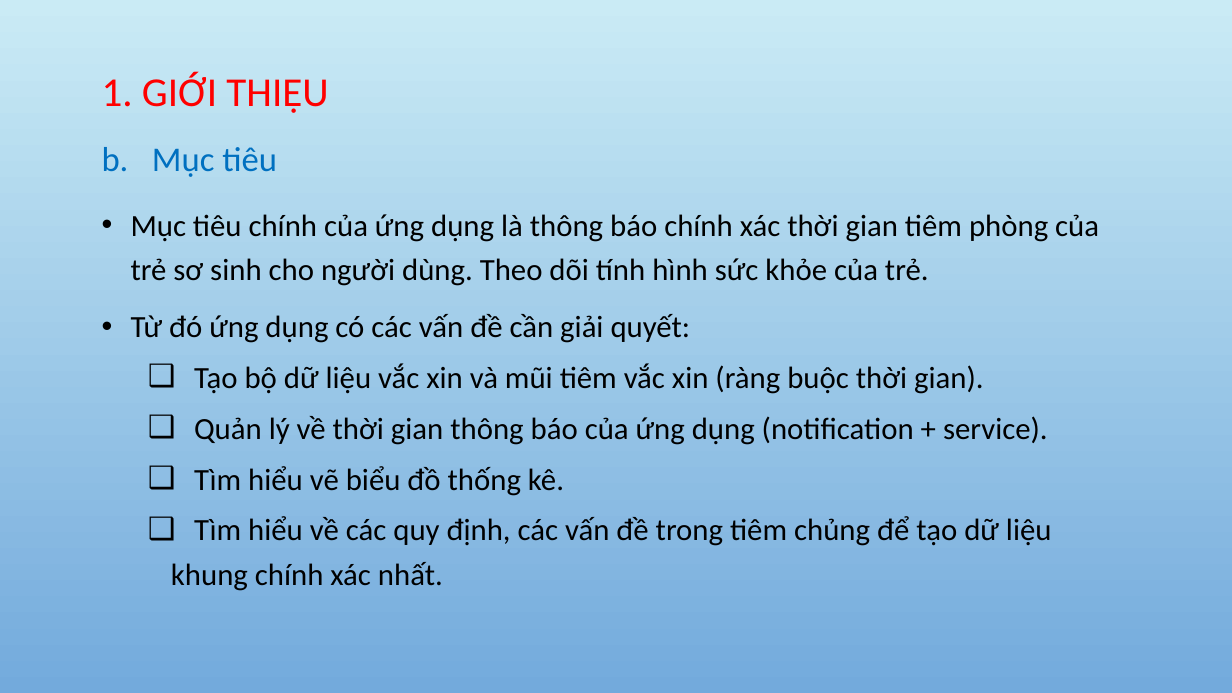
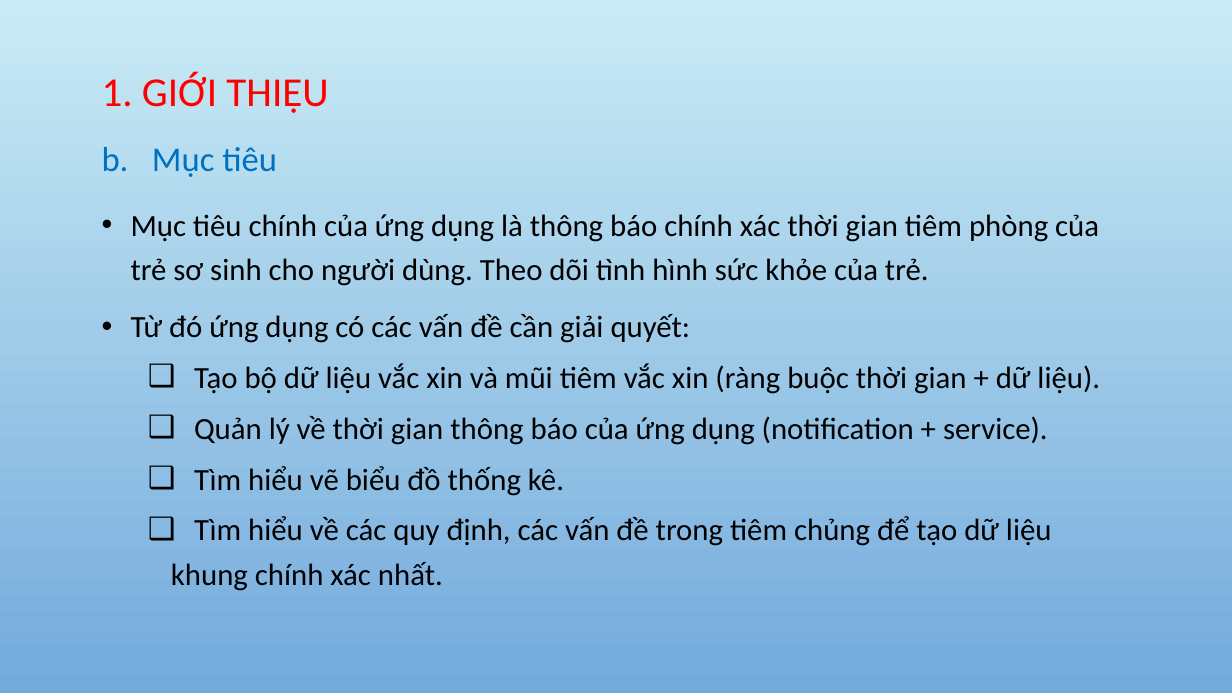
Before and after one commit to tuongthanh98/GraduationThsis, a slide deck: slide 6 of GraduationThsis_powpoint.pptx (slide 5 before the commit). Drawn at 1232x693 pixels with LibreOffice and Linux fonts; fonts in the diff are those of the drawing; background and template pictures are left out. Boxes give left, top, right and bottom in pixels: in the first picture for what was removed or moved away, otherwise in the second. Text is boxed around its words. In the diff, an @@ line names an element or a change of style, - is before the commit and + after.

Commit message:
version06

```diff
--- a/GraduationThsis_powpoint.pptx
+++ b/GraduationThsis_powpoint.pptx
@@ text at (131,214,1099,286): text changed @@
-• Mục tiêu chính của ứng dụng là thông báo chính xác thời gian tiêm phòng của trẻ sơ sinh cho người dùng. Theo dõi tính hình sức khỏe của trẻ.
+• Mục tiêu chính của ứng dụng là thông báo chính xác thời gian tiêm phòng của trẻ sơ sinh cho người dùng. Theo dõi tình hình sức khỏe của trẻ.
@@ text at (194,363,1100,394): text changed @@
-  ❑ Tạo bộ dữ liệu vắc xin và mũi tiêm vắc xin (ràng buộc thời gian).
+  ❑ Tạo bộ dữ liệu vắc xin và mũi tiêm vắc xin (ràng buộc thời gian + dữ liệu).
```
Also in this commit, not shown: 2 other slides changed, 2 slides added, 4 slides removed.
